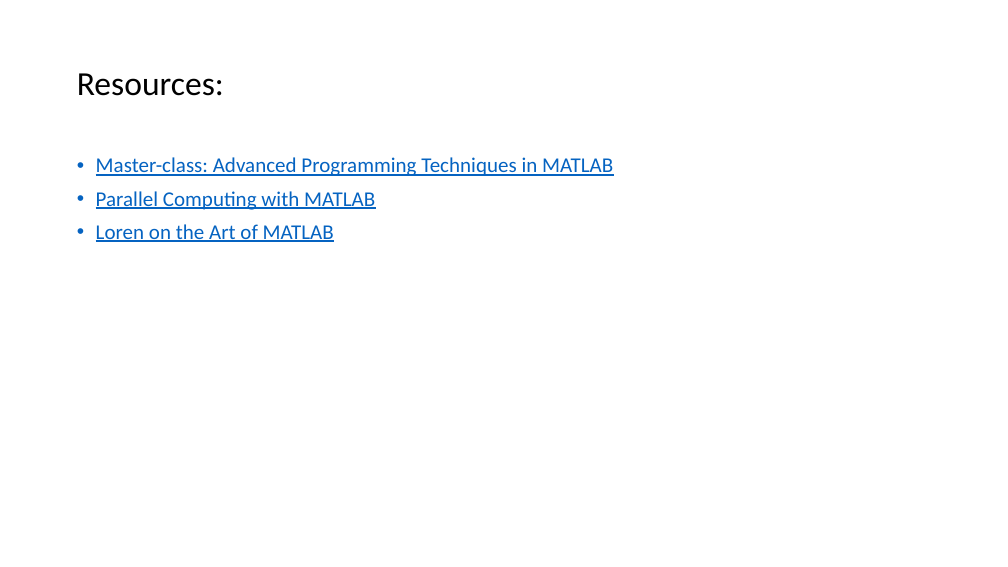
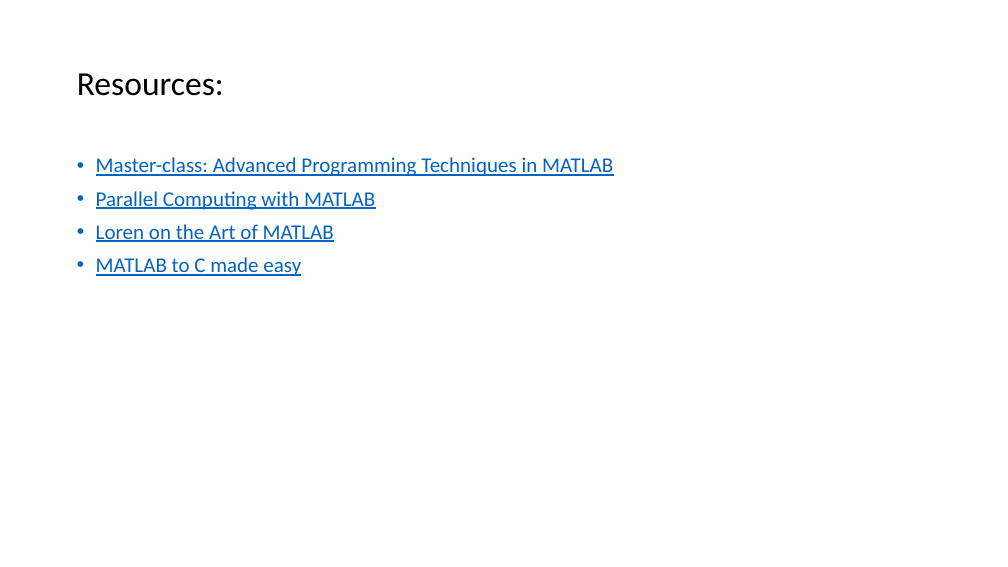
Before and after one commit to viveksgr/MATLAB_workshop, a slide deck: slide 47 of Advanced MATLAB Workshop.pptx (slide 46 before the commit). Drawn at 1008x567 pixels with LibreOffice and Linux fonts; fonts in the diff are those of the drawing. Boxes give left, top, right and bottom in pixels: in the first picture for what was removed or moved away, otherwise in the second. Text is boxed around its words. In the diff, an @@ line names an element or a change of style, - is before the commit and + after.

```diff
--- a/Advanced MATLAB Workshop.pptx
+++ b/Advanced MATLAB Workshop.pptx
@@ text at (96, 257, 301, 276): paragraph added @@
+• MATLAB to C made easy
```
Also in this commit, not shown: 1 slide added.
